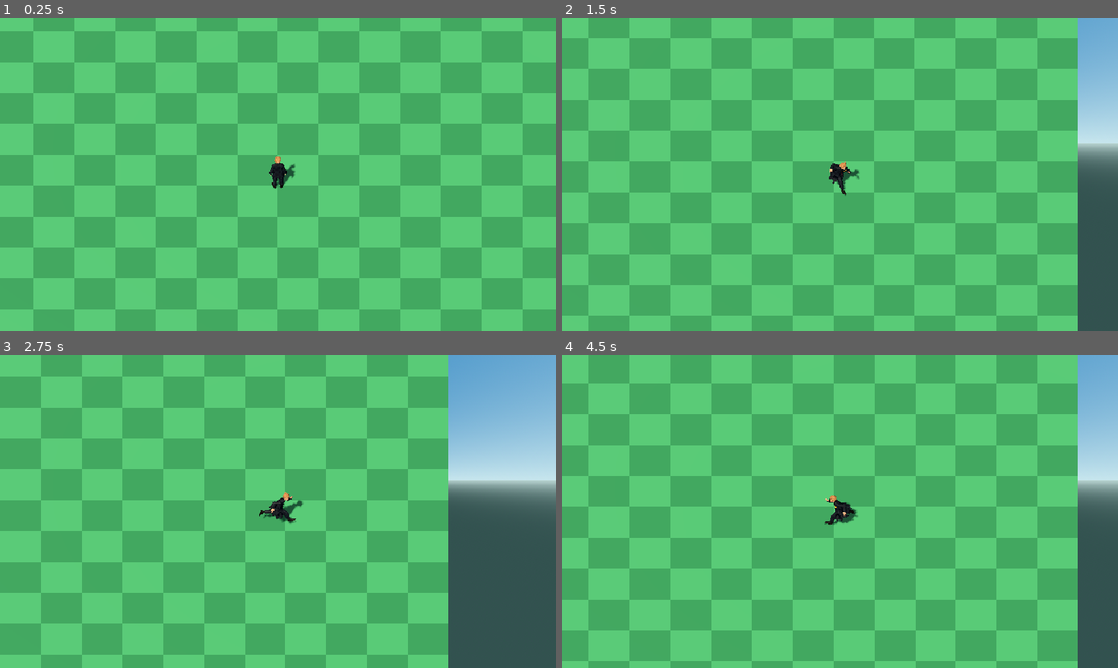
Above: before the commit, frames 1-4 (two rows, left to right).
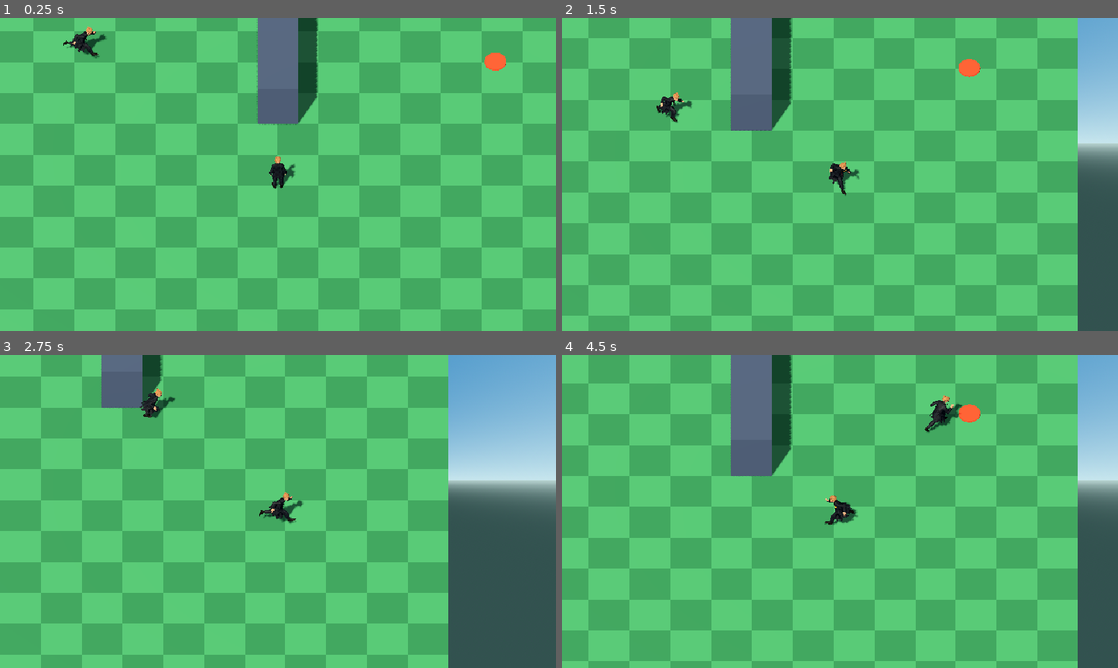
Above: after the commit, the same moments.

Repository: Ant3ney/pfr_proto_01
Game: Godot game, scene res://demo/main.tscn
Two runs of this game, one before a commit and one after it. Both use one fixed random seed, a clock stepped at 60 frames per second and the inputs below.
Inputs:
- Up to frame 1 (0.25 s): no input
- Up to frame 2 (1.5 s): hold D 0.53-1.28 s; hold S from 1.28 s (still down)
- Up to frame 3 (2.75 s): release S at 2.03 s; hold D from 2.03 s (still down)
- Up to frame 4 (4.5 s): release D at 2.78 s; hold W 2.78-3.53 s; hold A from 3.53 s (still down)

The runs differ from the first frame. In frame 1, 4.0% of the frame differs, in the area x 11-91%, y 0-35%; in frame 2, 4.2%; in frame 3, 1.9%; in frame 4, 4.6%, in the area x 30-76%, y 0-39%.

Commit message:
Update the test scene

Diff:
--- a/core/NPCController.gd
+++ b/core/NPCController.gd
@@ -7,8 +7,12 @@
 	set(value):
 		map_coordinates = value
 		_has_move_target = true
+		_target_changed = true
 
 var _has_move_target := false
+var _target_changed := false
+var _navigation_agent: NavigationAgent3D
+var _navigation_map_iteration := 0
 
 
 func _init() -> void:
@@ -18,9 +22,39 @@
 func get_move_target(character: CharacterBody3D) -> Vector3:
 	if not _has_move_target:
 		map_coordinates = character.global_position
+		return map_coordinates
 
-	return map_coordinates
+	var navigation_agent := _get_navigation_agent(character)
+	var navigation_map := navigation_agent.get_navigation_map()
+	var map_iteration := NavigationServer3D.map_get_iteration_id(navigation_map)
+	if map_iteration == 0:
+		return character.global_position
+
+	if map_iteration != _navigation_map_iteration:
+		_navigation_map_iteration = map_iteration
+		_target_changed = true
+
+	if _target_changed:
+		navigation_agent.target_position = map_coordinates
+		_target_changed = false
+	elif navigation_agent.is_navigation_finished():
+		return character.global_position
+
+	return navigation_agent.get_next_path_position()
 
 
 func move_to(target_map_coordinates: Vector3) -> void:
 	map_coordinates = target_map_coordinates
+
+
+func _get_navigation_agent(character: CharacterBody3D) -> NavigationAgent3D:
+	if is_instance_valid(_navigation_agent):
+		return _navigation_agent
+
+	_navigation_agent = NavigationAgent3D.new()
+	_navigation_agent.name = "NavigationAgent3D"
+	_navigation_agent.path_desired_distance = 0.35
+	_navigation_agent.target_desired_distance = 0.1
+	character.add_child(_navigation_agent)
+	_target_changed = true
+	return _navigation_agent
--- /dev/null
+++ b/demo/NavigationTest.gd
@@ -0,0 +1,27 @@
+extends Node3D
+
+## Demonstrates an NPC navigating around the center wall to a map coordinate.
+
+@export var navigation_destination := Vector3(6.0, 0.0, 0.0)
+
+@onready var npc: PFRCharacter = $NPC
+@onready var status_label: Label = $UI/Status
+
+
+func _ready() -> void:
+	npc.controller.move_to(navigation_destination)
+
+
+func _process(_delta: float) -> void:
+	var distance_to_destination := Vector2(
+		npc.global_position.x - navigation_destination.x,
+		npc.global_position.z - navigation_destination.z
+	).length()
+
+	if distance_to_destination <= 0.2:
+		status_label.text = "NPC arrived at %s" % navigation_destination
+	else:
+		status_label.text = (
+			"NPC navigating to %s\nDistance remaining: %.2f m"
+			% [navigation_destination, distance_to_destination]
+		)
--- a/demo/main.tscn
+++ b/demo/main.tscn
@@ -1,7 +1,10 @@
-[gd_scene load_steps=10 format=3]
+[gd_scene load_steps=20 format=3]
 
 [ext_resource type="PackedScene" path="res://demo/player.tscn" id="1_player"]
 [ext_resource type="Script" path="res://core/PlayerCamera.gd" id="2_camera"]
+[ext_resource type="Script" path="res://core/PFRCharacter.gd" id="3_character"]
+[ext_resource type="Resource" path="res://art/characters/zach/zach.tres" id="4_zach"]
+[ext_resource type="Script" path="res://core/NPCController.gd" id="5_npc_controller"]
 
 [sub_resource type="Shader" id="Shader_checker"]
 code = "shader_type spatial;
@@ -33,6 +36,40 @@
 
 [sub_resource type="BoxShape3D" id="BoxShape_vertical_limit"]
 size = Vector3(0.5, 2, 24.6)
+
+[sub_resource type="NavigationMesh" id="NavigationMesh_main"]
+vertices = PackedVector3Array(-11.5, 0, -11.5, -1.5, 0, -11.5, 1.5, 0, -11.5, 11.5, 0, -11.5, -11.5, 0, -9.5, -1.5, 0, -9.5, 1.5, 0, -9.5, 11.5, 0, -9.5, -11.5, 0, -2.5, -1.5, 0, -2.5, 1.5, 0, -2.5, 11.5, 0, -2.5, -11.5, 0, 11.5, -1.5, 0, 11.5, 1.5, 0, 11.5, 11.5, 0, 11.5)
+polygons = [PackedInt32Array(0, 1, 5), PackedInt32Array(0, 5, 4), PackedInt32Array(4, 5, 9), PackedInt32Array(4, 9, 8), PackedInt32Array(8, 9, 13), PackedInt32Array(8, 13, 12), PackedInt32Array(1, 2, 6), PackedInt32Array(1, 6, 5), PackedInt32Array(9, 10, 14), PackedInt32Array(9, 14, 13), PackedInt32Array(2, 3, 7), PackedInt32Array(2, 7, 6), PackedInt32Array(6, 7, 11), PackedInt32Array(6, 11, 10), PackedInt32Array(10, 11, 15), PackedInt32Array(10, 15, 14)]
+
+[sub_resource type="StandardMaterial3D" id="StandardMaterial_navigation_wall"]
+albedo_color = Color(0.25, 0.3, 0.39, 1)
+roughness = 0.75
+
+[sub_resource type="BoxMesh" id="BoxMesh_navigation_wall"]
+material = SubResource("StandardMaterial_navigation_wall")
+size = Vector3(1.5, 2, 6)
+
+[sub_resource type="BoxShape3D" id="BoxShape_navigation_wall"]
+size = Vector3(1.5, 2, 6)
+
+[sub_resource type="StandardMaterial3D" id="StandardMaterial_destination"]
+albedo_color = Color(0.95, 0.28, 0.16, 1)
+emission_enabled = true
+emission = Color(0.35, 0.03, 0.01, 1)
+
+[sub_resource type="CylinderMesh" id="CylinderMesh_destination"]
+material = SubResource("StandardMaterial_destination")
+top_radius = 0.4
+bottom_radius = 0.4
+height = 0.08
+
+[sub_resource type="CapsuleShape3D" id="CapsuleShape_npc"]
+radius = 0.32
+height = 1.6
+
+[sub_resource type="Resource" id="Resource_npc_controller"]
+script = ExtResource("5_npc_controller")
+map_coordinates = Vector3(8, 0, -6)
 
 [sub_resource type="ProceduralSkyMaterial" id="ProceduralSkyMaterial_main"]
 sky_top_color = Color(0.25, 0.56, 0.78, 1)
@@ -97,6 +134,34 @@
 [node name="CollisionShape3D" type="CollisionShape3D" parent="EastLimit"]
 shape = SubResource("BoxShape_vertical_limit")
 
+[node name="NavigationRegion3D" type="NavigationRegion3D" parent="."]
+navigation_mesh = SubResource("NavigationMesh_main")
+
+[node name="NavigationWall" type="StaticBody3D" parent="."]
+position = Vector3(0, 1, -6)
+
+[node name="MeshInstance3D" type="MeshInstance3D" parent="NavigationWall"]
+mesh = SubResource("BoxMesh_navigation_wall")
+
+[node name="CollisionShape3D" type="CollisionShape3D" parent="NavigationWall"]
+shape = SubResource("BoxShape_navigation_wall")
+
+[node name="NPCDestination" type="MeshInstance3D" parent="."]
+position = Vector3(8, 0.04, -6)
+mesh = SubResource("CylinderMesh_destination")
+
+[node name="NPC" type="CharacterBody3D" parent="."]
+position = Vector3(-8, 0, -6)
+script = ExtResource("3_character")
+controller = SubResource("Resource_npc_controller")
+character_art_asset_pack = ExtResource("4_zach")
+
+[node name="CollisionShape3D" type="CollisionShape3D" parent="NPC"]
+position = Vector3(0, 0.8, 0)
+shape = SubResource("CapsuleShape_npc")
+
+[node name="Visual" type="Node3D" parent="NPC"]
+
 [node name="Player" parent="." instance=ExtResource("1_player")]
 
 [node name="Camera" type="Camera3D" parent="."]
--- /dev/null
+++ b/demo/navigation_test.tscn
@@ -0,0 +1,169 @@
+[gd_scene load_steps=17 format=3]
+
+[ext_resource type="Script" path="res://demo/NavigationTest.gd" id="1_test"]
+[ext_resource type="Script" path="res://core/PFRCharacter.gd" id="2_character"]
+[ext_resource type="Resource" path="res://art/characters/zach/zach.tres" id="3_zach"]
+[ext_resource type="PackedScene" path="res://demo/player.tscn" id="4_player"]
+
+[sub_resource type="NavigationMesh" id="NavigationMesh_test"]
+vertices = PackedVector3Array(-8, 0, -6, -1.5, 0, -6, 1.5, 0, -6, 8, 0, -6, -8, 0, -4.5, -1.5, 0, -4.5, 1.5, 0, -4.5, 8, 0, -4.5, -8, 0, 4.5, -1.5, 0, 4.5, 1.5, 0, 4.5, 8, 0, 4.5, -8, 0, 6, -1.5, 0, 6, 1.5, 0, 6, 8, 0, 6)
+polygons = [PackedInt32Array(0, 1, 5), PackedInt32Array(0, 5, 4), PackedInt32Array(4, 5, 9), PackedInt32Array(4, 9, 8), PackedInt32Array(8, 9, 13), PackedInt32Array(8, 13, 12), PackedInt32Array(1, 2, 6), PackedInt32Array(1, 6, 5), PackedInt32Array(9, 10, 14), PackedInt32Array(9, 14, 13), PackedInt32Array(2, 3, 7), PackedInt32Array(2, 7, 6), PackedInt32Array(6, 7, 11), PackedInt32Array(6, 11, 10), PackedInt32Array(10, 11, 15), PackedInt32Array(10, 15, 14)]
+
+[sub_resource type="StandardMaterial3D" id="StandardMaterial_ground"]
+albedo_color = Color(0.18, 0.42, 0.25, 1)
+roughness = 0.9
+
+[sub_resource type="PlaneMesh" id="PlaneMesh_ground"]
+material = SubResource("StandardMaterial_ground")
+size = Vector2(16, 12)
+
+[sub_resource type="BoxShape3D" id="BoxShape_ground"]
+size = Vector3(16, 0.2, 12)
+
+[sub_resource type="StandardMaterial3D" id="StandardMaterial_wall"]
+albedo_color = Color(0.24, 0.29, 0.38, 1)
+roughness = 0.75
+
+[sub_resource type="BoxMesh" id="BoxMesh_wall"]
+material = SubResource("StandardMaterial_wall")
+size = Vector3(1.5, 2, 8)
+
+[sub_resource type="BoxShape3D" id="BoxShape_wall"]
+size = Vector3(1.5, 2, 8)
+
+[sub_resource type="BoxShape3D" id="BoxShape_horizontal_limit"]
+size = Vector3(16.6, 2, 0.5)
+
+[sub_resource type="BoxShape3D" id="BoxShape_vertical_limit"]
+size = Vector3(0.5, 2, 12.6)
+
+[sub_resource type="StandardMaterial3D" id="StandardMaterial_destination"]
+albedo_color = Color(0.95, 0.28, 0.16, 1)
+emission_enabled = true
+emission = Color(0.35, 0.03, 0.01, 1)
+
+[sub_resource type="CylinderMesh" id="CylinderMesh_destination"]
+material = SubResource("StandardMaterial_destination")
+top_radius = 0.4
+bottom_radius = 0.4
+height = 0.08
+
+[sub_resource type="CapsuleShape3D" id="CapsuleShape_npc"]
+radius = 0.32
+height = 1.6
+
+[node name="NavigationTest" type="Node3D"]
+script = ExtResource("1_test")
+
+[node name="NavigationRegion3D" type="NavigationRegion3D" parent="."]
+navigation_mesh = SubResource("NavigationMesh_test")
+
+[node name="Ground" type="MeshInstance3D" parent="."]
+mesh = SubResource("PlaneMesh_ground")
+
+[node name="GroundBody" type="StaticBody3D" parent="."]
+
+[node name="CollisionShape3D" type="CollisionShape3D" parent="GroundBody"]
+position = Vector3(0, -0.1, 0)
+shape = SubResource("BoxShape_ground")
+
+[node name="CenterWall" type="StaticBody3D" parent="."]
+position = Vector3(0, 1, 0)
+
+[node name="MeshInstance3D" type="MeshInstance3D" parent="CenterWall"]
+mesh = SubResource("BoxMesh_wall")
+
+[node name="CollisionShape3D" type="CollisionShape3D" parent="CenterWall"]
+shape = SubResource("BoxShape_wall")
+
+[node name="NorthLimit" type="StaticBody3D" parent="."]
+position = Vector3(0, 1, -6.25)
+
+[node name="CollisionShape3D" type="CollisionShape3D" parent="NorthLimit"]
+shape = SubResource("BoxShape_horizontal_limit")
+
+[node name="SouthLimit" type="StaticBody3D" parent="."]
+position = Vector3(0, 1, 6.25)
+
+[node name="CollisionShape3D" type="CollisionShape3D" parent="SouthLimit"]
+shape = SubResource("BoxShape_horizontal_limit")
+
+[node name="WestLimit" type="StaticBody3D" parent="."]
+position = Vector3(-8.25, 1, 0)
+
+[node name="CollisionShape3D" type="CollisionShape3D" parent="WestLimit"]
+shape = SubResource("BoxShape_vertical_limit")
+
+[node name="EastLimit" type="StaticBody3D" parent="."]
+position = Vector3(8.25, 1, 0)
+
+[node name="CollisionShape3D" type="CollisionShape3D" parent="EastLimit"]
+shape = SubResource("BoxShape_vertical_limit")
+
+[node name="Destination" type="MeshInstance3D" parent="."]
+position = Vector3(6, 0.04, 0)
+mesh = SubResource("CylinderMesh_destination")
+
+[node name="NPC" type="CharacterBody3D" parent="."]
+position = Vector3(-6, 0, 0)
+script = ExtResource("2_character")
+character_art_asset_pack = ExtResource("3_zach")
+
+[node name="CollisionShape3D" type="CollisionShape3D" parent="NPC"]
+position = Vector3(0, 0.8, 0)
+shape = SubResource("CapsuleShape_npc")
+
+[node name="Visual" type="Node3D" parent="NPC"]
+
+[node name="Player" parent="." instance=ExtResource("4_player")]
+position = Vector3(-6, 0, -2)
+
+[node name="Sun" type="DirectionalLight3D" parent="."]
+rotation_degrees = Vector3(-55, -25, 0)
+light_energy = 1.1
+shadow_enabled = true
+
+[node name="Camera3D" type="Camera3D" parent="."]
+position = Vector3(0, 14, 14)
+rotation_degrees = Vector3(-45, 0, 0)
+projection = 1
+size = 18.0
+current = true
+
+[node name="UI" type="CanvasLayer" parent="."]
+
+[node name="Title" type="Label" parent="UI"]
+offset_left = 24.0
+offset_top = 20.0
+offset_right = 490.0
+offset_bottom = 52.0
+theme_override_colors/font_color = Color(1, 1, 1, 1)
+theme_override_colors/font_shadow_color = Color(0, 0, 0, 0.9)
+theme_override_constants/shadow_offset_x = 2
+theme_override_constants/shadow_offset_y = 2
+theme_override_font_sizes/font_size = 24
+text = "Player + NPC Navigation Test"
+
+[node name="Status" type="Label" parent="UI"]
+offset_left = 24.0
+offset_top = 58.0
+offset_right = 560.0
+offset_bottom = 116.0
+theme_override_colors/font_color = Color(1, 1, 1, 1)
+theme_override_colors/font_shadow_color = Color(0, 0, 0, 0.9)
+theme_override_constants/shadow_offset_x = 2
+theme_override_constants/shadow_offset_y = 2
+theme_override_font_sizes/font_size = 18
+text = "Preparing navigation..."
+
+[node name="Controls" type="Label" parent="UI"]
+offset_left = 24.0
+offset_top = 124.0
+offset_right = 580.0
+offset_bottom = 154.0
+theme_override_colors/font_color = Color(0.9, 0.95, 1, 1)
+theme_override_colors/font_shadow_color = Color(0, 0, 0, 0.9)
+theme_override_constants/shadow_offset_x = 2
+theme_override_constants/shadow_offset_y = 2
+theme_override_font_sizes/font_size = 17
+text = "Move: WASD / Arrow Keys / Left Stick"
Not shown, added: demo/NavigationTest.gd.uid
